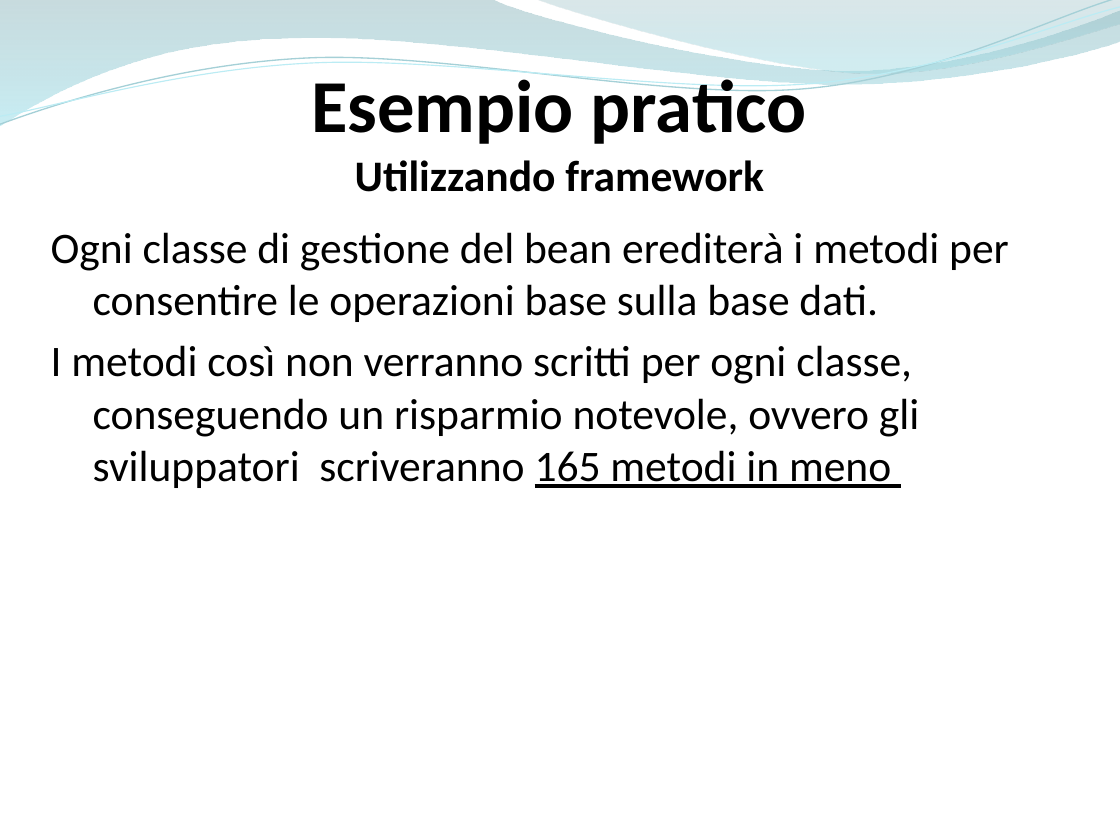
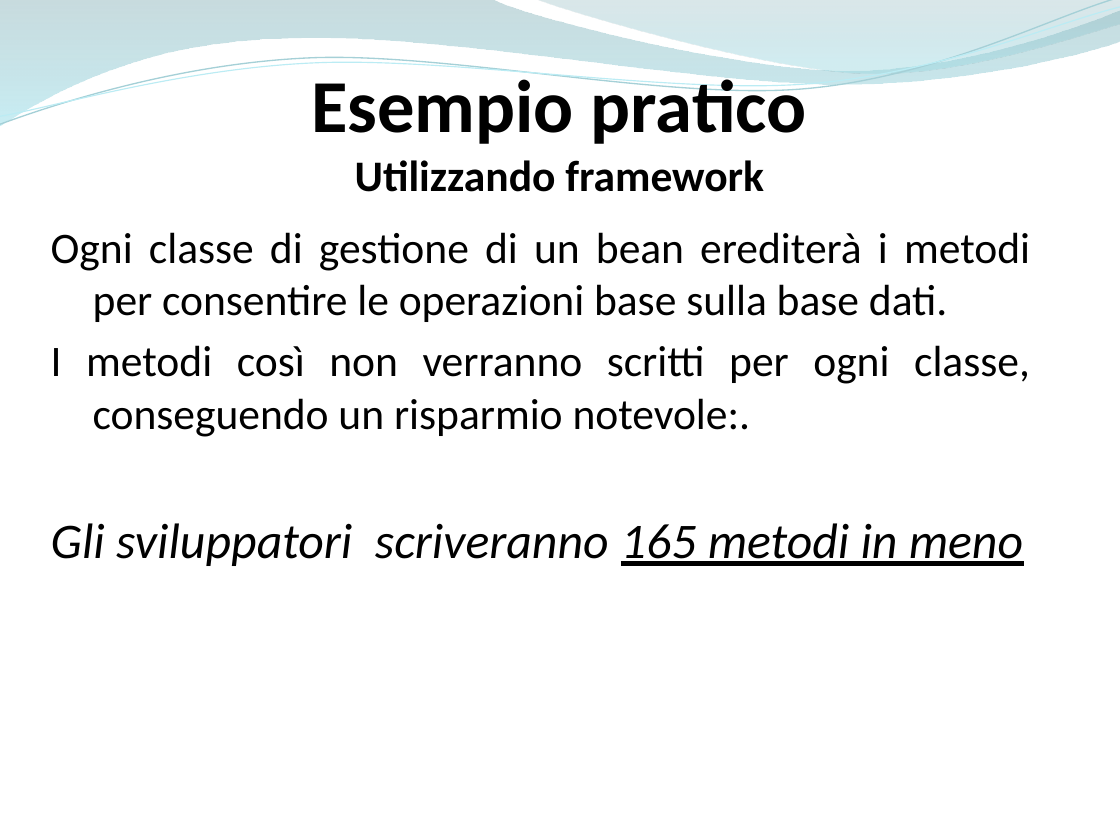
Before and after one commit to ammirate/at-silo, a slide deck: slide 3 of Presentazione/Atsilo1/Scafuro/[BOZZA] Presentazione framework.pptx. Drawn at 1120x840 pixels with LibreOffice and Linux fonts; fonts in the diff are those of the drawing. Boxes give left, top, right and bottom in pixels: in the first picture for what was removed or moved away, otherwise in the second. Text is boxed around its words. In the diff, an @@ line names an element or a change of style, - is before the commit and + after.

```diff
--- a/Presentazione/Atsilo1/Scafuro/[BOZZA] Presentazione framework.pptx
+++ b/Presentazione/Atsilo1/Scafuro/[BOZZA] Presentazione framework.pptx
@@ text at [51,232,1030,566]: text changed @@
-Ogni classe di gestione del bean erediterà i metodi per consentire le operazioni base sulla base dati.
-I metodi così non verranno scritti per ogni classe, conseguendo un risparmio notevole, ovvero gli sviluppatori scriveranno 165 metodi in meno
+Ogni classe di gestione di un bean erediterà i metodi per consentire le operazioni base sulla base dati.
+I metodi così non verranno scritti per ogni classe, conseguendo un risparmio notevole:.
+Gli sviluppatori scriveranno 165 metodi in meno
```
Also in this commit, not shown: 9 other slides changed.
